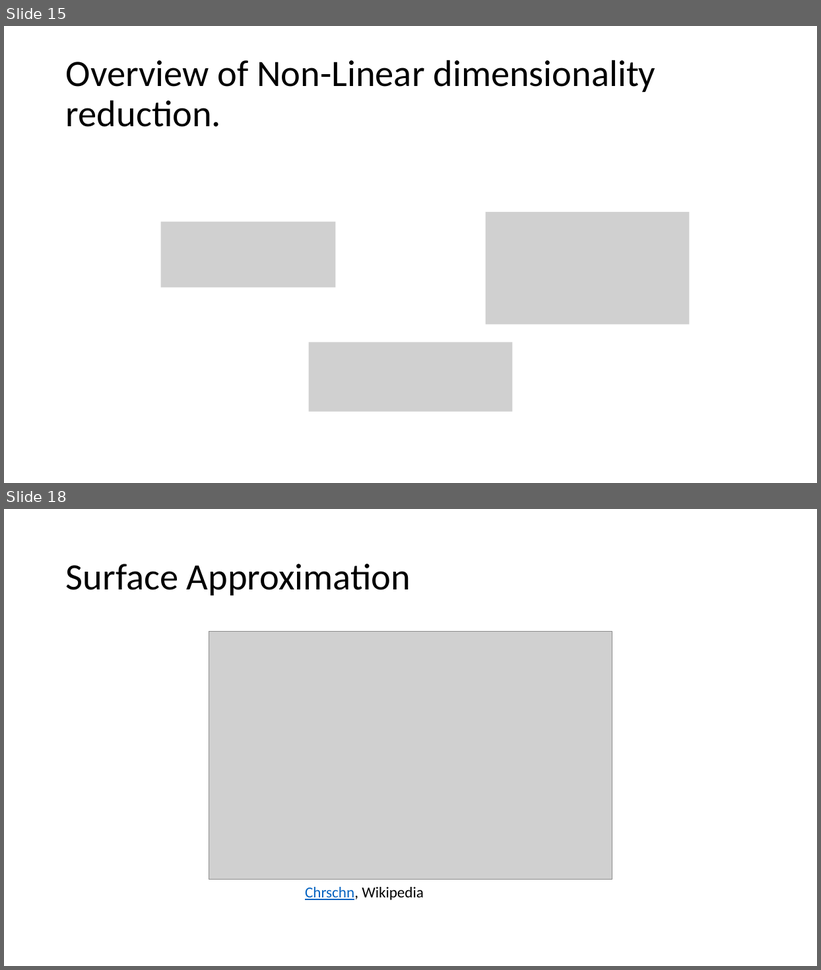
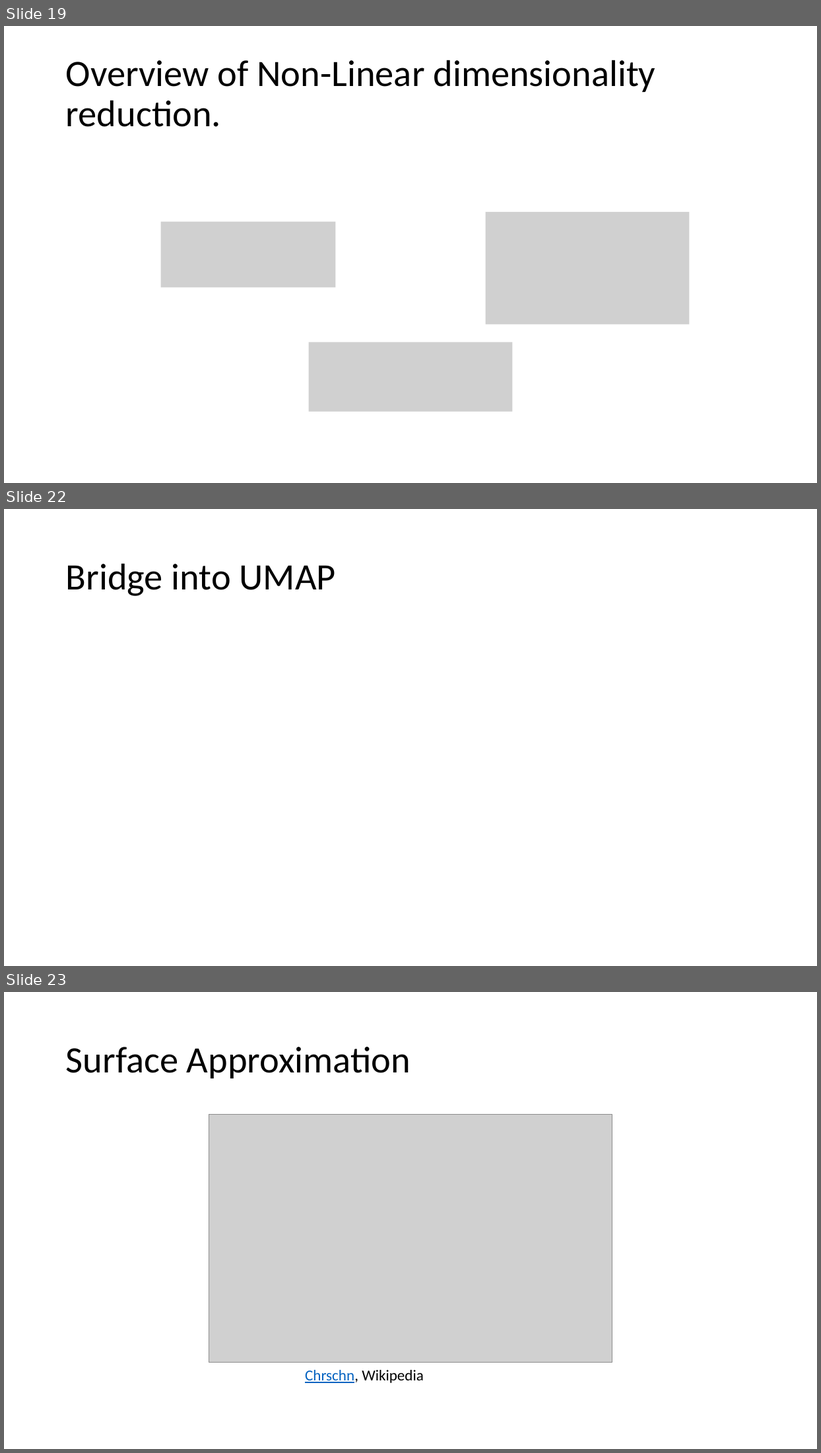
Before and after one commit to AnabelSMRuggiero/Dimensionality-Reduction-Tutorial, a slide deck: Presentation/Dimensionality-Reduction.pptm. Shown one above the other, each under a label of ours: slides 15 and 18 before the commit, slides 19, 22 and 23 after it; the slides between them are not shown. The pictures are 821x970 and 821x1453 pixels, drawn with LibreOffice and Linux fonts; fonts in the diff are those of the drawing; grey boxes stand for pictures. Boxes give left, top, right and bottom in pixels: in the first picture for what was removed or moved away, otherwise in the second. Text is boxed around its words. In the diff, an @@ line names an element or a change of style, - is before the commit and + after.

```diff
--- a/Presentation/Dimensionality-Reduction.pptm
+++ b/Presentation/Dimensionality-Reduction.pptm
@@ slide 22 added at bbox=[4, 509, 817, 966], background #FFFFFF @@
@@ title added at bbox=[66, 563, 336, 596], 44 pt, text #000000 @@
+Bridge into UMAP
@@ what was slide 15 is now slide 19 @@
@@ what was slide 18 is now slide 23 @@
```
Also in this commit, not shown: 4 slides changed, 8 other slides added, 3 other files.
